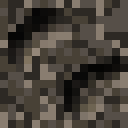
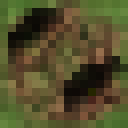
The second 128x128 image is a revision of the first. Changes to its layers:
hid "trail-gravel" over [0, 0, 128, 128]
hid "trail-grass" over [0, 0, 128, 128]
hid "trail-dirt" over [0, 0, 128, 128]
hid "trail-desert-sand" over [0, 0, 128, 128]
hid "trail-clay" over [0, 0, 128, 128]
added layer "trail_top" in group "minetest-trail" over [0, 0, 128, 128]
renamed "trail-top" to "trail-top-old", hid it over [0, 0, 128, 128]
renamed "trail-side" to "trail-side-old", hid it over [0, 0, 128, 128]
hid "trail-snow" over [0, 0, 128, 128]
hid "default_snow.png" over [0, 0, 128, 128]
painted on "Copie de default_grass_side.png" over [8, 0, 128, 56]
moved "crack_anylength.png" above "Copie de crack_anylength.png" over [0, 0, 88, 128]
moved "Copie de crack_anylength.png" above "default_grass_side.png" over [56, 16, 128, 96]
